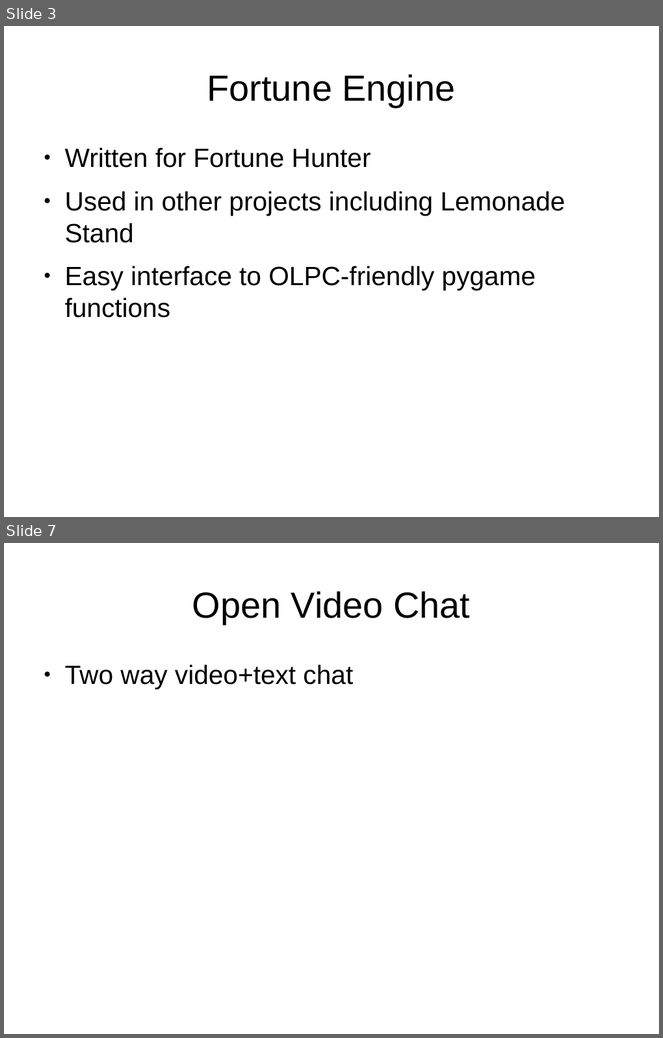
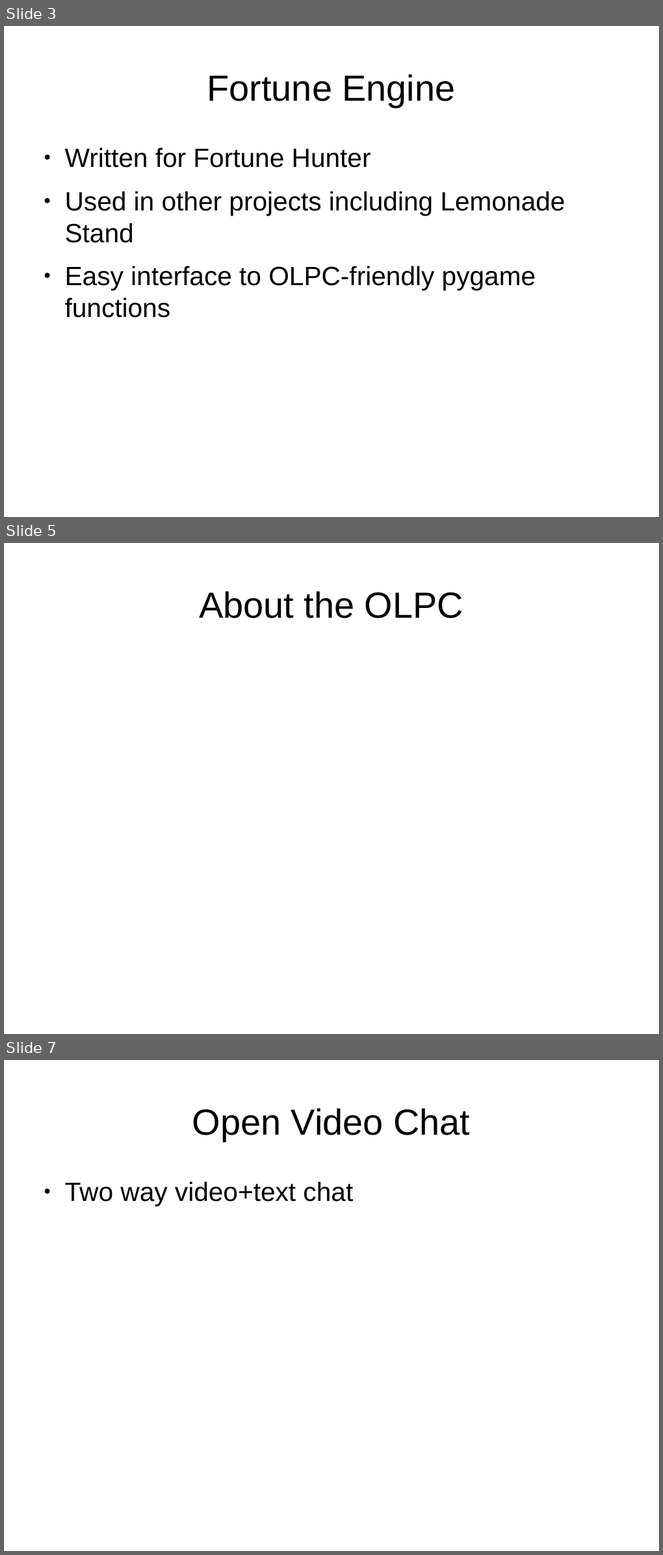
Before and after one commit to FOSSRIT/pyconposter, a slide deck: olpc/pycon_poster.odp. Shown one above the other, each under a label of ours: slides 3 and 7 before the commit, slides 3, 5 and 7 after it; the slides between them are not shown. The pictures are 663x1038 and 663x1555 pixels, drawn with LibreOffice and Linux fonts; fonts in the diff are those of the drawing. Boxes give left, top, right and bottom in pixels: in the first picture for what was removed or moved away, otherwise in the second. Text is boxed around its words. In the diff, an @@ line names an element or a change of style, - is before the commit and + after.

Commit message:
Small update.

```diff
--- a/olpc/pycon_poster.odp
+++ b/olpc/pycon_poster.odp
@@ slide 5 added at bbox=[4, 543, 659, 1034], background #FFFFFF @@
@@ title added at bbox=[199, 591, 464, 618], 44 pt, text #000000 @@
+About the OLPC
```
Also in this commit, not shown: 1 slide removed.
